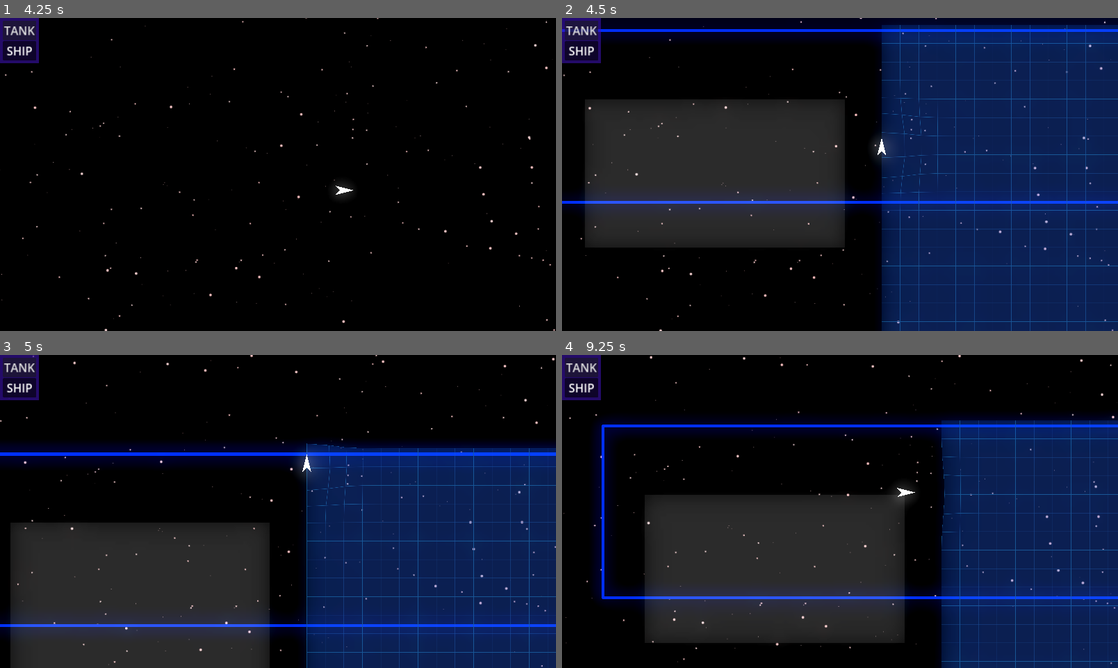
Above: before the commit, frames 1-4 (two rows, left to right).
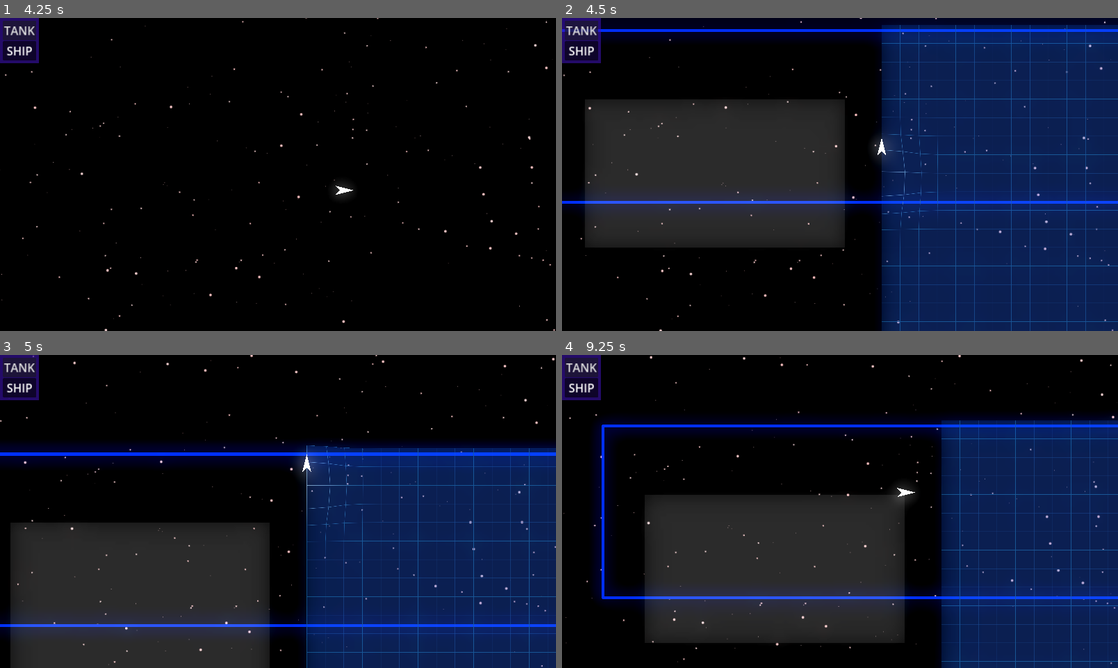
Above: after the commit, the same moments.

Repository: tripodsan/secrets-of-the-maze
Game: Godot game, scene res://scenes/main.tscn
Same seed, same stepped clock (60 frames per second), same inputs: the game is played once before the commit and once after it.
Inputs:
- Up to frame 1 (4.25 s): click "TANK" at 0.5 s; click "SHIP" at 1.25 s; tap Enter at 2 s; hold Right (right) 2.03-2.78 s; tap Tab (switch) at 2.1, 2.85, 3.6 s; hold S (backwd) 2.78-3.53 s; hold Right (right) from 3.53 s (still down)
- Up to frame 2 (4.5 s): release Right (right) at 4.28 s; hold Up (fwd) from 4.28 s (still down); tap Tab (switch) at 4.35 s
- Up to frame 3 (5 s): keep holding Up (fwd)
- Up to frame 4 (9.25 s): release Up (fwd) at 5.03 s; hold Left (left) 5.03-6.53 s; tap Tab (switch) every 0.75 s from 5.1 to 8.85 s; hold S (backwd) 6.53-7.28 s; hold Right (right) 7.28-8.03 s; hold Up (fwd) 8.03-8.78 s; hold Right (right) from 8.78 s (still down)

Frame 1 is identical in both runs. In frame 2, 0.4% of the frame differs, in the area x 57-69%, y 19-71%; in frame 3, 0.3%; in frame 4, 0.2%.

Commit message:
add light

Diff:
--- a/scenes/player.gd
+++ b/scenes/player.gd
@@ -13,9 +13,12 @@
 var a_dir := 0.0
 var dir := Vector2.ZERO
 
+var trail:PackedVector2Array = PackedVector2Array()
+var trail_pos:int = 0
+
 func _ready() -> void:
   Global.engine_type_selected.connect(set_engine)
-
+  trail.resize(8)
 
 func _physics_process(delta: float) -> void:
   var input:Vector2 = Input.get_vector("left", "right", "fwd", "backwd")
@@ -42,7 +45,9 @@
   var col:KinematicCollision2D = move_and_collide(velocity * delta)
   if col:
     v_velo = 0.0
-  RenderingServer.global_shader_parameter_set("player_pos", global_position)
+  RenderingServer.global_shader_parameter_set("player_pos", trail[trail_pos])
+  trail[trail_pos] = global_position
+  trail_pos = (trail_pos + 1) % len(trail)
 
 
 func set_engine(type:Global.EngineType):
--- a/shaders/grid-tile.gdshader
+++ b/shaders/grid-tile.gdshader
@@ -6,18 +6,20 @@
 uniform vec4 color_0 : source_color;
 uniform vec4 color_1 : source_color;
 
+varying float warp;
 
 void vertex() {
   vec2 wpos = (MODEL_MATRIX * vec4(VERTEX, 0.0, 1.0)).xy;
   vec2 dir = wpos - player_pos;
-  float d = exp(-dot(dir, dir) * 0.0001) * 0.4;
-  VERTEX = VERTEX + dir * d;
+  warp = exp(-dot(dir, dir) * 0.0001) * 0.4;
+  VERTEX = VERTEX + dir * warp;
 }
 
 void fragment() {
   vec2 bl = smoothstep(vec2(0), vec2(line_width), UV);       // bottom-left
   vec2 tr = smoothstep(vec2(0), vec2(line_width),1.0-UV);   // top-right
-  COLOR.rgba = mix(color_0, color_1, bl.x * bl.y * tr.x * tr.y);
+  vec4 line_color = mix(color_0, vec4(1), warp);
+  COLOR.rgba = mix(line_color, color_1, bl.x * bl.y * tr.x * tr.y);
   //float pct = 1.0 - borders.x * borders.y;
   //COLOR.a = pct;
 }
Not shown: 2 places in scenes/main.tscn that only renumber resources
